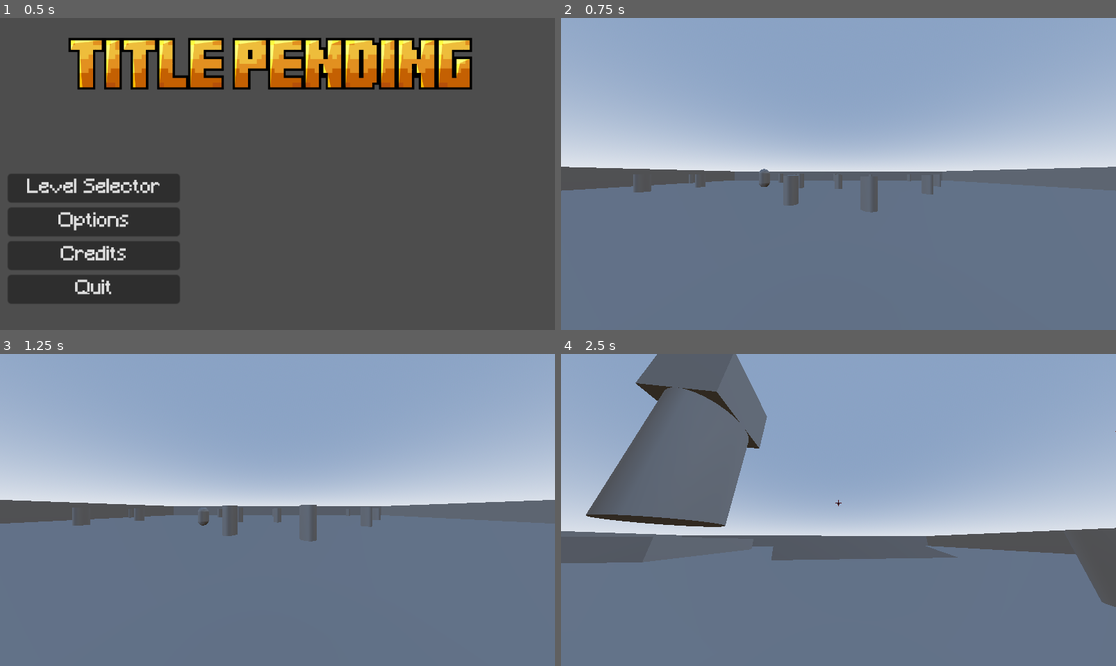
Above: before the commit, frames 1-4 (two rows, left to right).
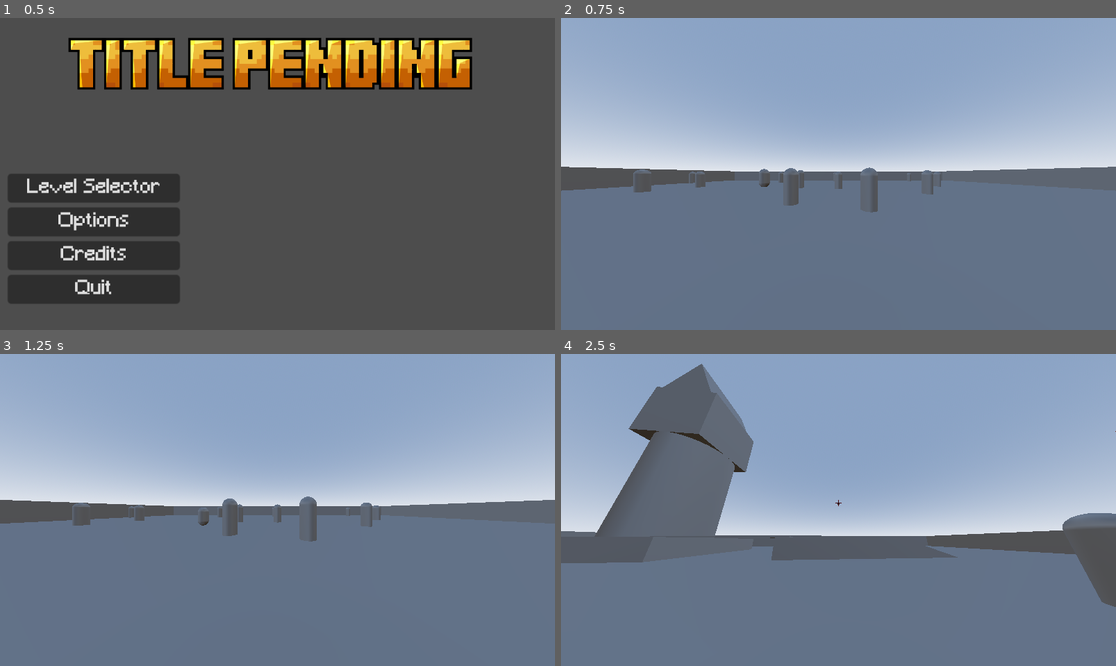
Above: after the commit, the same moments.

Repository: ravewyvern/bad-ideas-game-jam
Game: Godot game, scene res://Scenes/Menus/Main Menu.tscn
The game is run twice, just before and just after one commit, with the same random seed, the same clock (stepped at 60 frames per second) and the same inputs.
Inputs (mouse positions are in pixels of both pictures, inside the frame that each line leads up to):
- Up to frame 1 (0.5 s): no input
- Up to frame 2 (0.75 s): click "Level Selector" at 0.5 s
- Up to frame 3 (1.25 s): no input
- Up to frame 4 (2.5 s): tap Enter at 1.25 s; move the mouse to (866, 510) at 1.27 s; press the mouse at (866, 510) at 1.28 s; hold O (Move.Forward) from 1.28 s (still down); tap Space (Move.Jump) at 1.52, 2.27 s; move the mouse to (810, 510) at 2.02 s; release the mouse at (810, 510) at 2.03 s; click (810, 510) at 2.1 s

Frame 1 is identical in both runs. In frame 2, 0.1% of the frame differs, in the area x 13-69%, y 47-51%; in frame 3, 0.2%; in frame 4, 5.9%, in the area x 4-100%, y 0-60%.

Commit message:
Tower fix

Diff:
--- a/Bridge_Test.tscn
+++ b/Bridge_Test.tscn
@@ -1,6 +1,8 @@
 [gd_scene format=3 uid="uid://mxb5i818y2a"]
 
 [sub_resource type="BoxMesh" id="BoxMesh_br0es"]
+
+[sub_resource type="BoxShape3D" id="BoxShape3D_br0es"]
 
 [node name="RigidBody3D" type="RigidBody3D" unique_id=1549961045]
 
@@ -9,3 +11,5 @@
 mesh = SubResource("BoxMesh_br0es")
 
 [node name="CollisionShape3D" type="CollisionShape3D" parent="." unique_id=1600653831]
+transform = Transform3D(13.059295, 0, 0, 0, 0.15567535, 0, 0, 0, 1, 0, 0, 0)
+shape = SubResource("BoxShape3D_br0es")
--- a/Scenes/Game.tscn
+++ b/Scenes/Game.tscn
@@ -93,11 +93,11 @@
 [node name="Obstical_test4" parent="Obstical_test/Obstical_test7" unique_id=166633873 instance=ExtResource("4_b2bpf")]
 transform = Transform3D(1, 0, 0, 0, 1, 0, 0, 0, 1, 8.451809, -0.2764758, -8.417074)
 
-[node name="Bridge" parent="." unique_id=831979517 instance=ExtResource("5_fgofq")]
-transform = Transform3D(1, 0, 0, 0, 1, 0, 0, 0, 1, 5.7463813, 2.373593, 16.385677)
+[node name="Bridge_Test" parent="." unique_id=1549961045 instance=ExtResource("5_fgofq")]
+transform = Transform3D(1, 0, 0, 0, 1, 0, 0, 0, 1, 6.887289, 2.4015288, 16.192675)
 
-[node name="Bridge" parent="Bridge" unique_id=780795202 instance=ExtResource("5_fgofq")]
-transform = Transform3D(1, 0, 0, 0, 1, 0, 0, 0, 1, 0.007262945, 0.016240716, 7.841078)
+[node name="Bridge_Test" parent="Bridge_Test" unique_id=1795060140 instance=ExtResource("5_fgofq")]
+transform = Transform3D(1, 0, 0, 0, 1, 0, 0, 0, 1, -0.80628633, -0.0093096495, 7.5089464)
 
-[node name="Tower_Test" parent="." unique_id=1800772031 instance=ExtResource("5_7lihs")]
-transform = Transform3D(1, 0, 0, 0, 1, 0, 0, 0, 1, 17.556067, 25.065668, 20.261316)
+[node name="Towe_test" parent="." unique_id=167462115 instance=ExtResource("5_7lihs")]
+transform = Transform3D(8, 0, 0, 0, 8, 0, 0, 0, 8.544, 17.670994, 9.949934, 20.408684)
--- a/Test-Obstical.tscn
+++ b/Test-Obstical.tscn
@@ -3,6 +3,8 @@
 [sub_resource type="CylinderMesh" id="CylinderMesh_fs3yp"]
 
 [sub_resource type="CylinderShape3D" id="CylinderShape3D_fs3yp"]
+
+[sub_resource type="SphereMesh" id="SphereMesh_fs3yp"]
 
 [node name="RigidBody3D" type="RigidBody3D" unique_id=1650609903]
 
@@ -11,3 +13,7 @@
 
 [node name="CollisionShape3D" type="CollisionShape3D" parent="." unique_id=1952669083]
 shape = SubResource("CylinderShape3D_fs3yp")
+
+[node name="MeshInstance3D2" type="MeshInstance3D" parent="." unique_id=542971801]
+transform = Transform3D(1, 0, 0, 0, 1, 0, 0, 0, 1, 0, 1.0039036, 0)
+mesh = SubResource("SphereMesh_fs3yp")
--- a/Tower_Test.tscn
+++ b/Tower_Test.tscn
@@ -1,28 +1,26 @@
 [gd_scene format=3 uid="uid://cgg8mcye1045r"]
+
+[sub_resource type="CylinderMesh" id="CylinderMesh_y81yl"]
+
+[sub_resource type="CylinderShape3D" id="CylinderShape3D_q3uqq"]
 
 [sub_resource type="BoxMesh" id="BoxMesh_y81yl"]
 
-[sub_resource type="BoxShape3D" id="BoxShape3D_q3uqq"]
-size = Vector3(1, 1.8632202, 5.4002686)
+[sub_resource type="PrismMesh" id="PrismMesh_q3uqq"]
 
-[sub_resource type="CylinderMesh" id="CylinderMesh_7uk3e"]
+[node name="RigidBody3D" type="RigidBody3D" unique_id=1295826889]
+transform = Transform3D(1, 0, 0, 0, 1, 0, 0, 0, 1, 0, 0.99630857, 0)
 
-[sub_resource type="PrismMesh" id="PrismMesh_ugfur"]
+[node name="MeshInstance3D" type="MeshInstance3D" parent="." unique_id=537860565]
+mesh = SubResource("CylinderMesh_y81yl")
 
-[node name="RigidBody3D" type="RigidBody3D" unique_id=1244042777]
+[node name="CollisionShape3D" type="CollisionShape3D" parent="." unique_id=199556020]
+shape = SubResource("CylinderShape3D_q3uqq")
 
-[node name="MeshInstance3D" type="MeshInstance3D" parent="." unique_id=1436378224]
-transform = Transform3D(10, 0, 0, 0, 10, 0, 0, 0, 10, 0, 0, 0)
+[node name="MeshInstance3D2" type="MeshInstance3D" parent="." unique_id=1527563451]
+transform = Transform3D(1, 0, 0, 0, 1, 0, 0, 0, 1, 0, 1.1592156, 0)
 mesh = SubResource("BoxMesh_y81yl")
 
-[node name="CollisionShape3D" type="CollisionShape3D" parent="." unique_id=1516343149]
-transform = Transform3D(10, 0, 0, 0, 20.065224, 0, 0, 0, 1.8557396, 0, -6.3518705, 0)
-shape = SubResource("BoxShape3D_q3uqq")
-
-[node name="MeshInstance3D2" type="MeshInstance3D" parent="." unique_id=614044160]
-transform = Transform3D(10, 0, 0, 0, 10, 0, 0, 0, 10, 0, -12.953764, 0)
-mesh = SubResource("CylinderMesh_7uk3e")
-
-[node name="MeshInstance3D3" type="MeshInstance3D" parent="." unique_id=483391594]
-transform = Transform3D(10, 0, 0, 0, 10, 0, 0, 0, 10, 0, 7.5050874, 0)
-mesh = SubResource("PrismMesh_ugfur")
+[node name="MeshInstance3D3" type="MeshInstance3D" parent="." unique_id=975951755]
+transform = Transform3D(1, 0, 0, 0, 1, 0, 0, 0, 1, 0, 1.9628925, 0)
+mesh = SubResource("PrismMesh_q3uqq")
